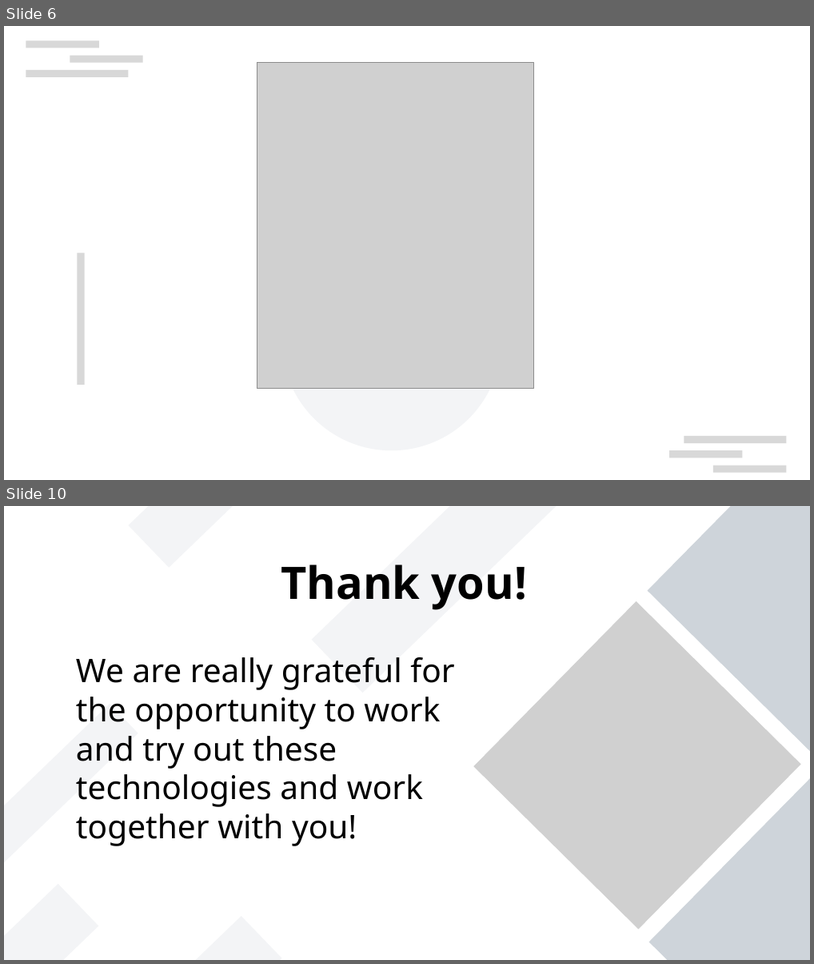
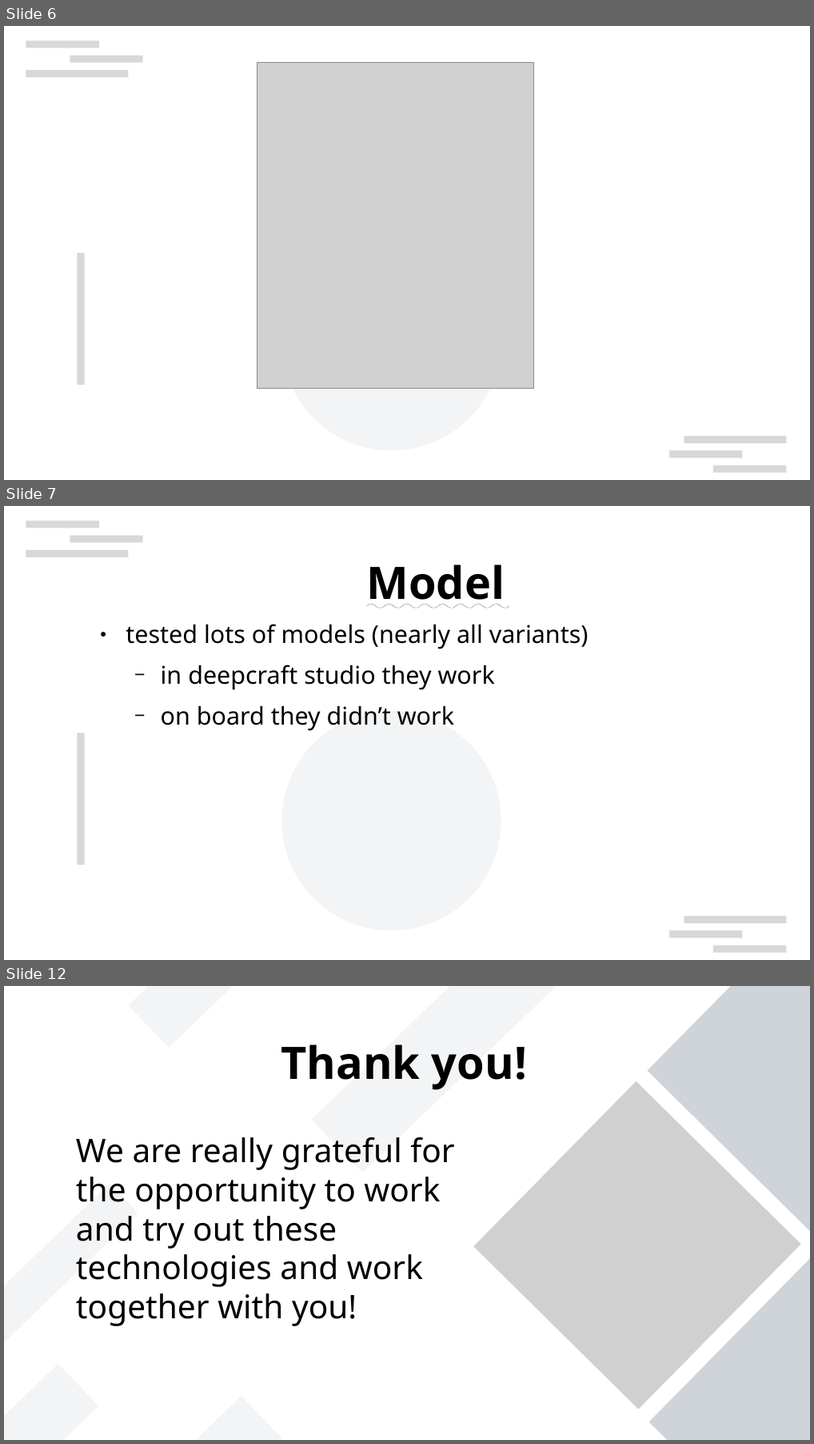
Before and after one commit to devLeitner/384.068-infineon, a slide deck: report/presentation.odp. Shown one above the other, each under a label of ours: slides 6 and 10 before the commit, slides 6, 7 and 12 after it; the slides between them are not shown. The pictures are 814x964 and 814x1444 pixels, drawn with LibreOffice and Linux fonts; fonts in the diff are those of the drawing; grey boxes stand for pictures; background and template pictures are left out. Boxes give left, top, right and bottom in pixels: in the first picture for what was removed or moved away, otherwise in the second. Text is boxed around its words. In the diff, an @@ line names an element or a change of style, - is before the commit and + after.

Commit message:
feat: update presentation with our new working c model :DD

```diff
--- a/report/presentation.odp
+++ b/report/presentation.odp
@@ slide 7 added at (4, 506, 810, 960), background #FFFFFF; not listed: 8 template elements that a slide beside it also shows @@
@@ title added at (367, 564, 506, 608), 44 pt, text #000000, bold, underline @@
+Model
@@ text added at (126, 624, 589, 731), 24 pt, text #000000 @@
+● tested lots of models (nearly all variants)
+  − in deepcraft studio they work
+  − on board they didn’t work
@@ what was slide 10 is now slide 12 @@
```
Also in this commit, not shown: 2 slides changed, 4 other slides added, 3 slides removed, 1 other file.
